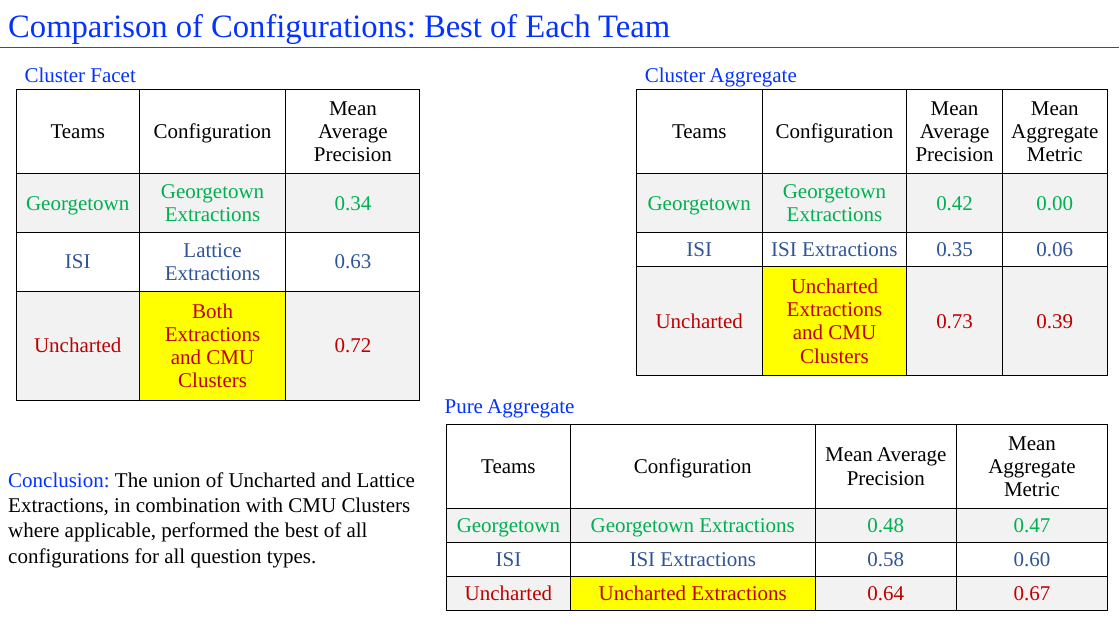
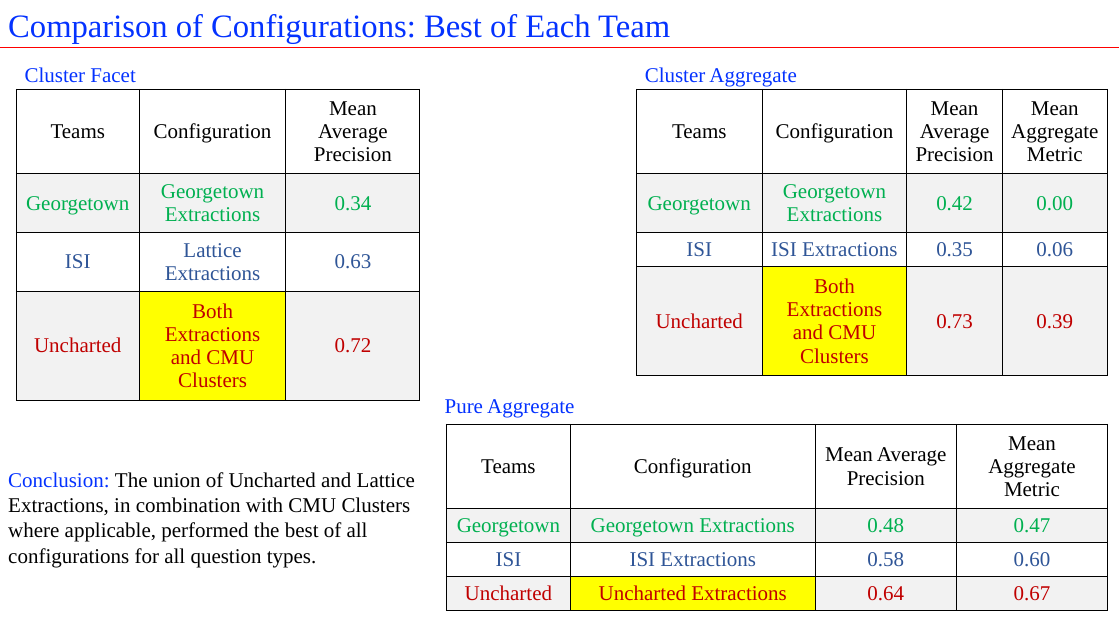
Before and after one commit to istresearch/qpr-fall-2016-eval, a slide deck: slide 53 of reporting/Fall_2016_QPR_Post_Hoc.pptx. Drawn at 1120x630 pixels with LibreOffice and Linux fonts; fonts in the diff are those of the drawing. Boxes give left, top, right and bottom in pixels: in the first picture for what was removed or moved away, otherwise in the second. Text is boxed around its words. In the diff, an @@ line names an element or a change of style, - is before the commit and + after.

Commit message:
Completed DD Cluster Facet eval

```diff
--- a/reporting/Fall_2016_QPR_Post_Hoc.pptx
+++ b/reporting/Fall_2016_QPR_Post_Hoc.pptx
@@ table at [637, 90, 1107, 376] @@
-row 4, column 2: Uncharted Extractions and CMU Clusters
+row 4, column 2: Both Extractions and CMU Clusters
```
Also in this commit, not shown: 6 other slides changed, 12 other files.
